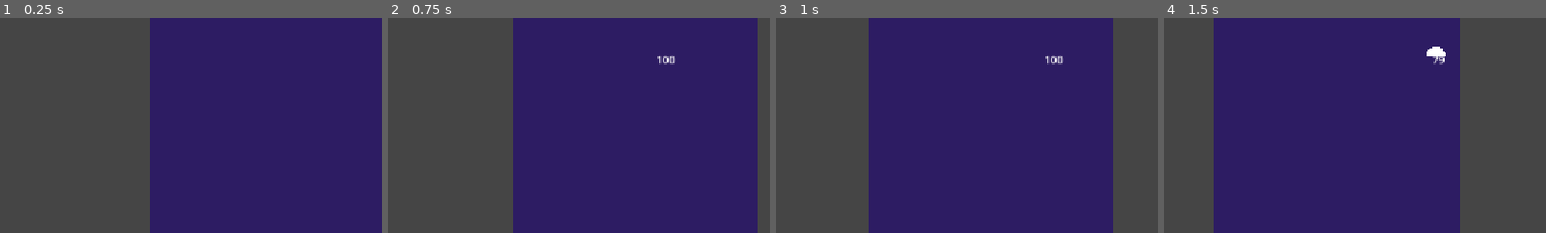
Above: before the commit, frames 1-4 (left to right).
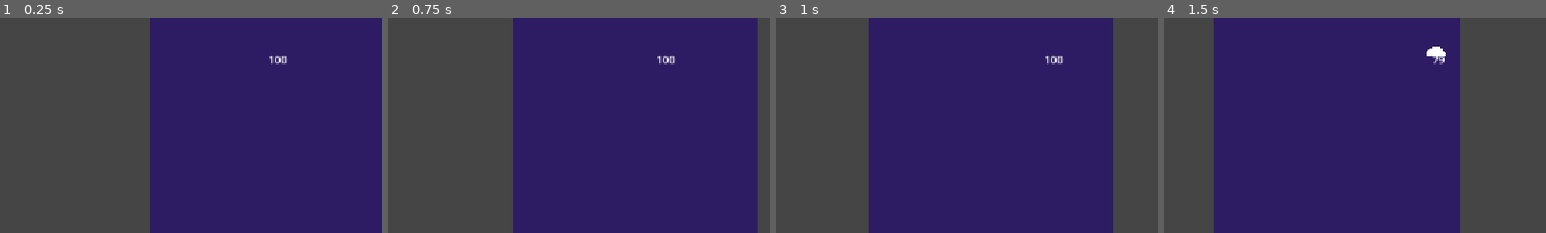
Above: after the commit, the same moments.

Repository: crissoll/Fail-Safe-Game-Jam
Game: Godot game, scene res://scenes/levels/basic_level.tscn
Same seed, same stepped clock (60 frames per second), same inputs: the game is played once before the commit and once after it.
Inputs:
- Up to frame 1 (0.25 s): no input
- Up to frame 2 (0.75 s): tap Enter (reset_level) at 0.5 s; hold D (right) from 0.53 s (still down); tap Space (switch_dimension) at 0.6 s
- Up to frame 3 (1 s): keep holding D (right)
- Up to frame 4 (1.5 s): release D (right) at 1.28 s; hold Up (slow_down) from 1.28 s (still down); tap Space (switch_dimension) at 1.35 s
The pictures show only the part of the screen within x 14-64%, y 0-50%; the shares and areas given below are measured in that part.

The runs differ from the first frame. In frame 1, 0.1% of the frame differs, in the area x 70-76%, y 17-22%; in frame 2, nothing differs; in frame 3, nothing differs; in frame 4, nothing differs.

Commit message:
pause menu and sliding obstacle (#21)
* pause menu and sliding obstacle

addition of a pause menu and various types of moving obstacles

* unified all move_obstacle scripts into a single move component

* Squashed commit of the following:

commit 0ac8fcee6074961b9affef5ffa551eceddd5c481
Author: ChristianumSolacium <sollazzocristiano@gmail.com>
Date:   Tue Oct 13 15:20:18 2026 +0200

    Fixed Right Wall Collision (#22)

commit d22b4dacdabbc7f5a8b6396998dcfbb1285947a8
Author: Lorenzo Cattolico <s338712@studenti.polito.it>
Date:   Tue Oct 13 15:10:49 2026 +0200

    implemented player components system (#20)

    * components system

    * components - code corrections

* created "MoveComponents" group to reset positions

---------

Co-authored-by: ChristianumSolacium <sollazzocristiano@gmail.com>

Diff:
--- a/first-prototype----dropper-/project.godot
+++ b/first-prototype----dropper-/project.godot
@@ -23,6 +23,11 @@
 
 window/stretch/mode="canvas_items"
 window/stretch/aspect="expand"
+
+[global_group]
+
+Jellyfish=""
+MoveComponents=""
 
 [input]
 
--- /dev/null
+++ b/first-prototype----dropper-/scenes/game-objects/move_obstacle.tscn
@@ -0,0 +1,17 @@
+[gd_scene format=3 uid="uid://d0kk4y2ivg3gy"]
+
+[ext_resource type="Script" uid="uid://ds04df2n2ei74" path="res://scripts/classes/move_obstacle_y_down.gd" id="1_wc03b"]
+
+[sub_resource type="RectangleShape2D" id="RectangleShape2D_u25ut"]
+size = Vector2(16, 16)
+
+[node name="obstacle" type="Area2D" unique_id=1118835633]
+position = Vector2(550, 276)
+collision_layer = 0
+collision_mask = 8
+script = ExtResource("1_wc03b")
+
+[node name="CollisionShape2D" type="CollisionShape2D" parent="." unique_id=285459030]
+position = Vector2(-2, -1)
+rotation = -1.5707964
+shape = SubResource("RectangleShape2D_u25ut")
--- /dev/null
+++ b/first-prototype----dropper-/scenes/game-objects/pause_menu.tscn
@@ -0,0 +1,6 @@
+[gd_scene format=3 uid="uid://bof75kl6wli8e"]
+
+[ext_resource type="Script" uid="uid://choo5l6dgcoe3" path="res://scripts/classes/pause_menu.gd" id="1_0hbwy"]
+
+[node name="CanvasLayer" type="CanvasLayer" unique_id=1674361281]
+script = ExtResource("1_0hbwy")
--- a/first-prototype----dropper-/scenes/levels/basic_level.tscn
+++ b/first-prototype----dropper-/scenes/levels/basic_level.tscn
@@ -1,11 +1,13 @@
 [gd_scene format=4 uid="uid://cxcjo8nolsj38"]
 
+[ext_resource type="PackedScene" uid="uid://bof75kl6wli8e" path="res://scenes/game-objects/pause_menu.tscn" id="1_1ak8g"]
 [ext_resource type="PackedScene" uid="uid://r7k1qw2pa4l7" path="res://scenes/player.tscn" id="1_m3wy8"]
 [ext_resource type="PackedScene" uid="uid://boiq8madn315w" path="res://scenes/game-objects/obstacle.tscn" id="2_0e48y"]
 [ext_resource type="PackedScene" uid="uid://ds6067ev8qkh7" path="res://scenes/levels/empty_level.tscn" id="3_56njm"]
 [ext_resource type="PackedScene" uid="uid://d3f76t3h7lvo8" path="res://scenes/game-objects/spirit-obstacle.tscn" id="3_cv06b"]
 [ext_resource type="PackedScene" uid="uid://bfda0qeec7nmx" path="res://scenes/game-objects/jellyfish.tscn" id="4_7fkf7"]
 [ext_resource type="Script" uid="uid://dvu8e3616qcd1" path="res://scripts/autoloads/game_manager.gd" id="4_kuyue"]
+[ext_resource type="Script" uid="uid://cxm3gc2desgsl" path="res://scripts/classes/move_component.gd" id="7_1ak8g"]
 
 [sub_resource type="TileSetScenesCollectionSource" id="TileSetScenesCollectionSource_m7iyv"]
 resource_name = "Spritual Obstacles"
@@ -22,16 +24,17 @@
 
 [node name="BasicLevel" type="Node2D" unique_id=1478944514]
 
-[node name="EmptyLevel" parent="." unique_id=2117120648 node_paths=PackedStringArray("player") instance=ExtResource("3_56njm")]
-width = 372.615
-height = 400.0
-player = NodePath("../player")
+[node name="CanvasLayer" parent="." unique_id=1674361281 instance=ExtResource("1_1ak8g")]
 
 [node name="player" parent="." unique_id=440862904 instance=ExtResource("1_m3wy8")]
 position = Vector2(149, 33)
 gravity_scale = 0.0
-brake_strength = 10000.0
 camera_change_speed = 600.0
+
+[node name="EmptyLevel" parent="." unique_id=2117120648 node_paths=PackedStringArray("player") instance=ExtResource("3_56njm")]
+width = 372.615
+height = 1290.0
+player = NodePath("../player")
 
 [node name="FixedObstacles" type="TileMapLayer" parent="." unique_id=1618841191]
 tile_map_data = PackedByteArray("AAABAA8AAQAAAAAAAgD+/x8AAQAAAAAAAgD7/xsAAAAAAAAAAQD8/xsAAAAAAAAAAQD8/xoAAAAAAAAAAQD9/x …(1008 unchanged characters)…
@@ -44,8 +47,17 @@
 position = Vector2(18, 135)
 
 [node name="obstacle2" parent="obstacles" unique_id=1093625297 instance=ExtResource("2_0e48y")]
-position = Vector2(221.99998, 341.00003)
+position = Vector2(248, 332.00003)
 scale = Vector2(5.014598, 1.521738)
+
+[node name="MoveTowardTargetComponent" type="Node2D" parent="obstacles/obstacle2" unique_id=2134719555 node_paths=PackedStringArray("target")]
+script = ExtResource("7_1ak8g")
+target = NodePath("Target")
+metadata/_custom_type_script = "uid://cxm3gc2desgsl"
+
+[node name="Target" type="Node2D" parent="obstacles/obstacle2/MoveTowardTargetComponent" unique_id=1141123725]
+position = Vector2(-44.27075, -22.342896)
+scale = Vector2(0.19941783, 0.65714335)
 
 [node name="obstacle3" parent="obstacles" unique_id=1866614278 instance=ExtResource("2_0e48y")]
 position = Vector2(68.999985, 408)
--- /dev/null
+++ b/first-prototype----dropper-/scripts/classes/move_component.gd
@@ -0,0 +1,72 @@
+class_name MoveTowardTargetComponent
+extends Node2D
+
+@export var target : Node2D
+@export var speed: float = 100.0
+@export var start_moving_on_load := true
+
+var start_position: Vector2
+var target_position : Vector2
+
+var cur_target_position: Vector2
+
+
+var path_len : float
+
+var moving: bool = true
+var returning_to_start: bool = false
+
+var parent : Node2D
+
+func _ready() -> void:
+	parent = get_parent()
+	if(parent == null):
+		printerr("invalid parent node")
+		set_physics_process(false)
+		return
+	start_position = parent.global_position
+	if(target == null):
+		printerr("invalid target node")
+		set_physics_process(false)
+		return
+	target_position = target.global_position
+	add_to_group(&"MoveComponents")
+
+	moving = start_moving_on_load
+
+	cur_target_position = target_position
+	path_len = target_position.distance_squared_to(start_position)
+
+func set_motion(value:bool) -> void:
+	moving = value
+
+func is_path_ended() -> bool:
+	var progress: float;
+	if(!returning_to_start):
+		progress = parent.global_position.distance_squared_to(start_position)
+	else:
+		progress = parent.global_position.distance_squared_to( target_position)
+	return progress >= path_len
+
+func change_direction() -> void:
+	returning_to_start = !returning_to_start
+	if(returning_to_start):
+		cur_target_position = start_position
+	else:
+		cur_target_position = target_position
+
+
+func _physics_process(delta: float) -> void:
+	if moving == false:
+		return
+
+	parent.global_position = parent.global_position.move_toward(
+		cur_target_position, speed * delta
+	)
+	if is_path_ended():
+		change_direction()
+
+func reset() -> void:
+	parent.global_position = start_position
+	moving = start_moving_on_load
+	cur_target_position = target_position
--- /dev/null
+++ b/first-prototype----dropper-/scripts/classes/pause_menu.gd
@@ -0,0 +1,72 @@
+extends CanvasLayer
+
+var pause_panel: Control
+var is_paused: bool = false
+
+func _ready() -> void:
+	process_mode = Node.PROCESS_MODE_ALWAYS
+
+	# Pannello principale
+	pause_panel = Control.new()
+	pause_panel.set_anchors_and_offsets_preset(
+		Control.PRESET_FULL_RECT
+	)
+	add_child(pause_panel)
+
+	# Sfondo scuro
+	var background = ColorRect.new()
+	background.color = Color(0, 0, 0, 0.7)
+	background.set_anchors_and_offsets_preset(
+		Control.PRESET_FULL_RECT
+	)
+	pause_panel.add_child(background)
+
+	# Contenitore centrale
+	var center = CenterContainer.new()
+	center.set_anchors_and_offsets_preset(
+		Control.PRESET_FULL_RECT
+	)
+	pause_panel.add_child(center)
+
+	# Menu verticale
+	var menu = VBoxContainer.new()
+	menu.add_theme_constant_override("separation", 20)
+	center.add_child(menu)
+
+	# Titolo
+	var title = Label.new()
+	title.text = "PAUSED"
+	title.horizontal_alignment = HORIZONTAL_ALIGNMENT_CENTER
+	title.add_theme_font_size_override("font_size", 40)
+	menu.add_child(title)
+
+	# Pulsante Resume
+	var resume_button = Button.new()
+	resume_button.text = "Resume"
+	resume_button.custom_minimum_size = Vector2(200, 60)
+	resume_button.add_theme_font_size_override(
+		"font_size", 24
+	)
+	resume_button.pressed.connect(resume_game)
+	menu.add_child(resume_button)
+
+	# Il menu parte nascosto
+	pause_panel.hide()
+
+
+func _unhandled_input(event: InputEvent) -> void:
+	if event is InputEventKey:
+		if event.keycode == KEY_ESCAPE and event.pressed and not event.echo:
+			toggle_pause()
+
+
+func toggle_pause() -> void:
+	is_paused = not is_paused
+	get_tree().paused = is_paused
+	pause_panel.visible = is_paused
+
+
+func resume_game() -> void:
+	is_paused = false
+	get_tree().paused = false
+	pause_panel.hide()
--- a/first-prototype----dropper-/scripts/classes/player/player.gd
+++ b/first-prototype----dropper-/scripts/classes/player/player.gd
@@ -128,3 +128,4 @@
 		spirit_comp.reset(self)
 
 	get_tree().call_group("Jellyfish", "reset_jellyfish")
+	get_tree().call_group(&"MoveComponents", "reset")
Not shown, added: first-prototype----dropper-/scripts/classes/move_component.gd.uid
Not shown, added: first-prototype----dropper-/scripts/classes/pause_menu.gd.uid
